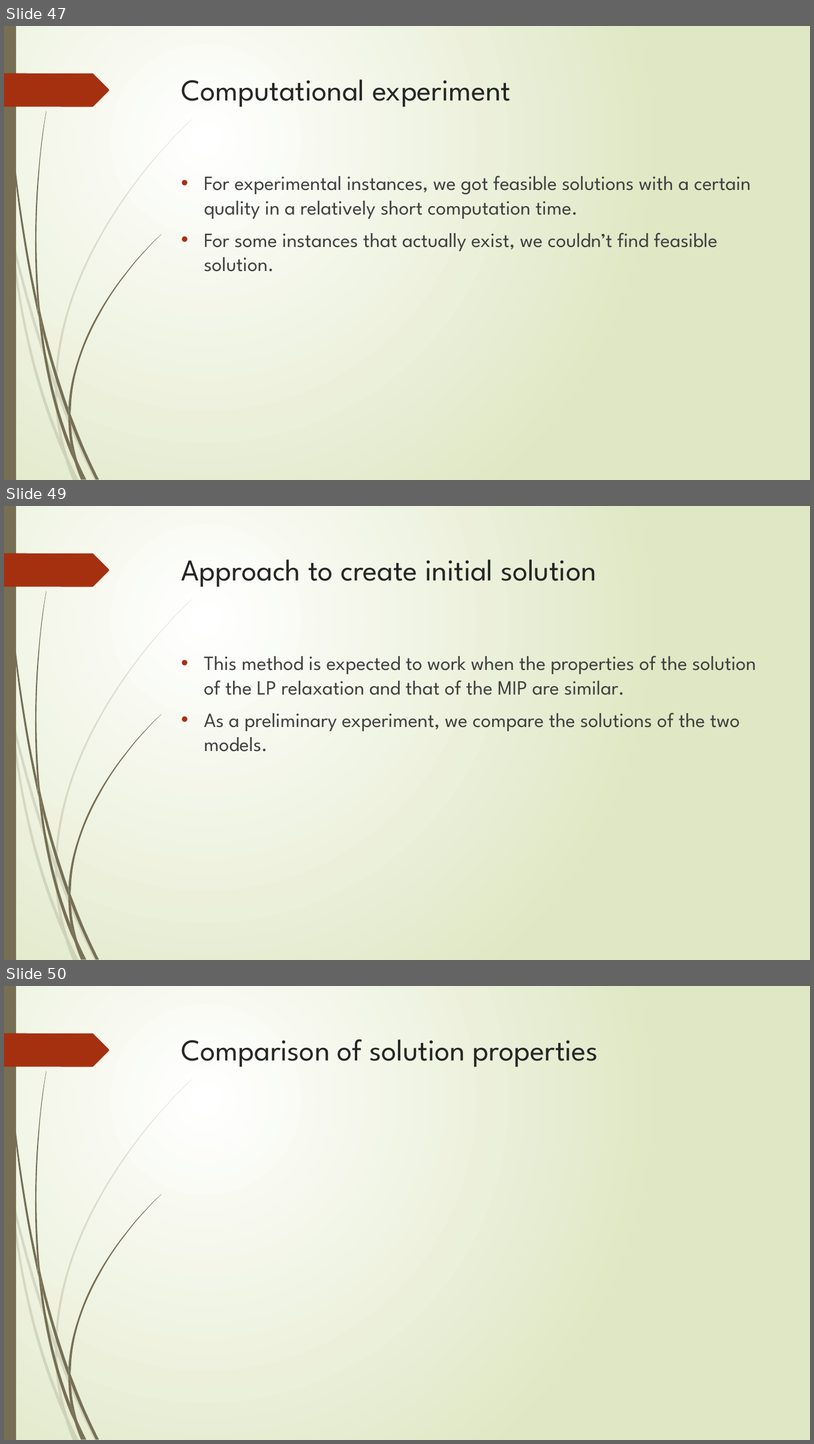
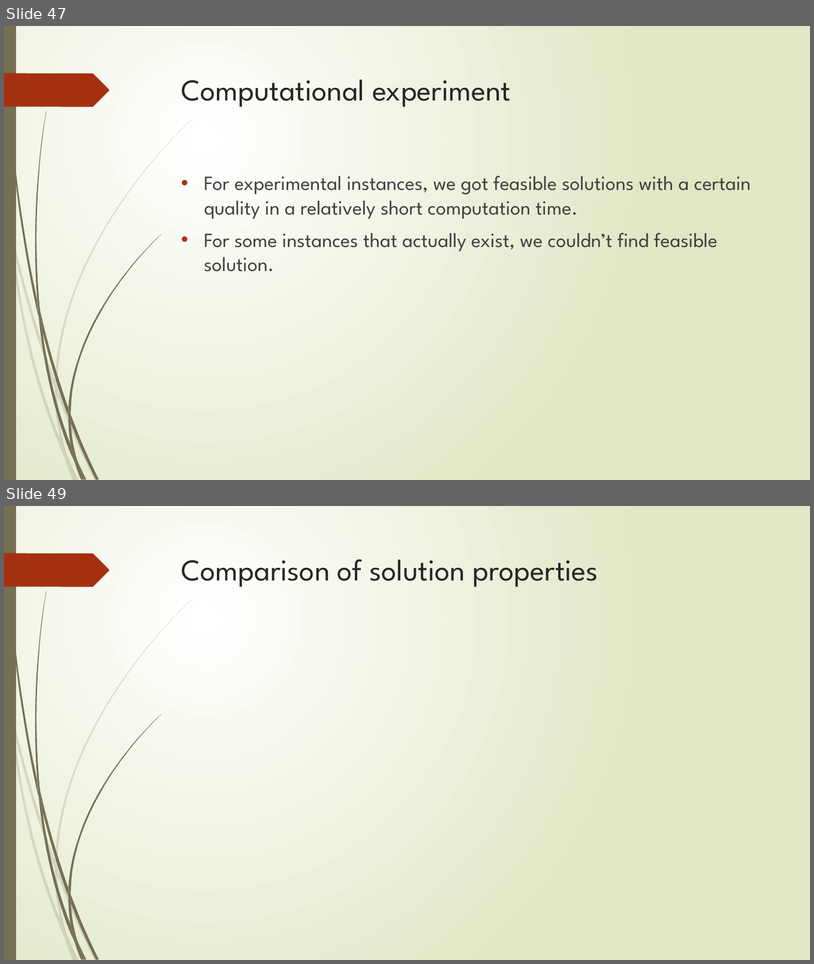
Before and after one commit to r-kurosu/kline_new, a slide deck: 竹田_修論発表.pptx. Shown one above the other, each under a label of ours: slides 47, 49 and 50 before the commit, slides 47 and 49 after it; the slides between them are not shown. The pictures are 814x1444 and 814x964 pixels, drawn with LibreOffice and Linux fonts; fonts in the diff are those of the drawing; grey boxes stand for pictures. Boxes give left, top, right and bottom in pixels: in the first picture for what was removed or moved away, otherwise in the second. Text is boxed around its words. In the diff, an @@ line names an element or a change of style, - is before the commit and + after.

```diff
--- a/竹田_修論発表.pptx
+++ b/竹田_修論発表.pptx
@@ slide 49 removed at <box>4,506,810,960</box>, background gradient #FFFFFF to #DFE8C4; not listed: 24 template elements that a slide beside it also shows @@
@@ title removed at <box>182,559,597,587</box> @@
-Approach to create initial solution
@@ text removed at <box>204,655,757,751</box> @@
-• This method is expected to work when the properties of the solution of the LP relaxation and that of the MIP are similar.
-• As a preliminary experiment, we compare the solutions of the two models.
@@ what was slide 50 is now slide 49 @@
```
Also in this commit, not shown: 7 slides changed, 4 other slides removed.
